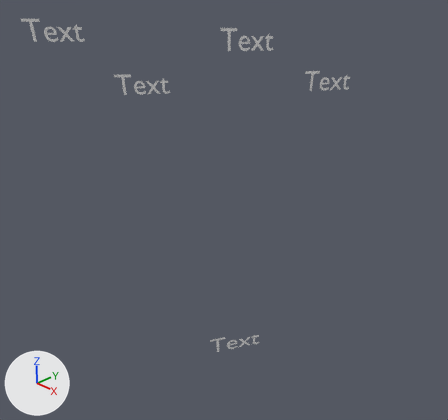
The Blender file servers/LeapBlender/client_blender/leap.blend as it was, and as the next commit left it.
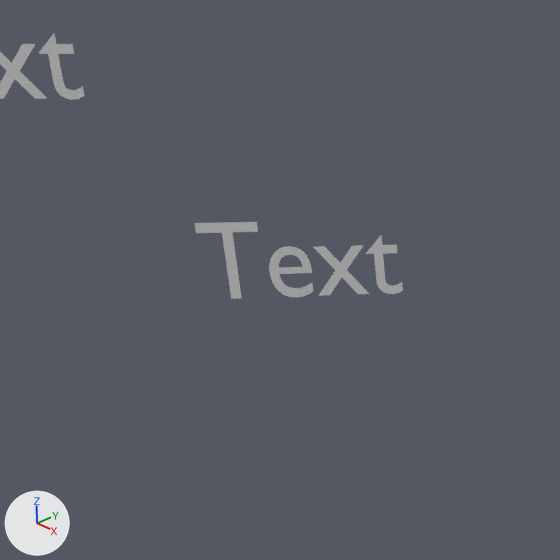
The first picture shows the older version from the file's camera 'Camera'. The close-ups show both versions on the part from 14% to 47% of the width and 4% to 39% of the height of that picture; other places that the commit changed are outside them. Lighting does not change. The marker at lower left points along +X, +Y and +Z.

Names of what the first close-up shows: 'Attr_name', 'Device'.
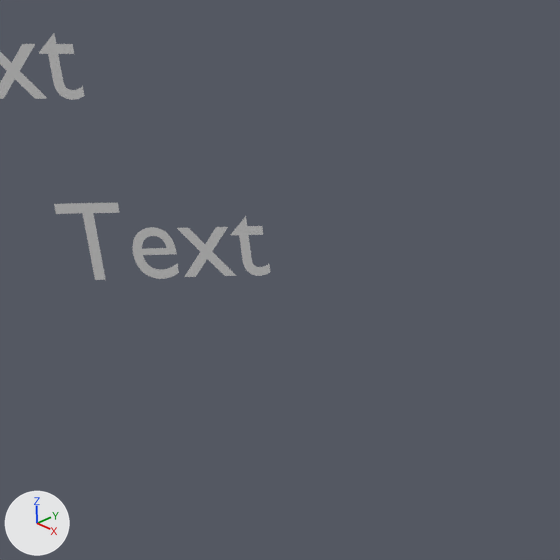
Boxes [x1, y1, x2, y2] around the edits, measured in the close-ups (560 x 560 px):
'Attr_name', moved
    before: [194, 222, 403, 299]
    after: [54, 203, 270, 280]

What the commit changed:
Object 'Attr_name' (ob_attr_name) moves from (-4.64, -1.49, 4.54) to (-5.61, -2.4, 4.72).
